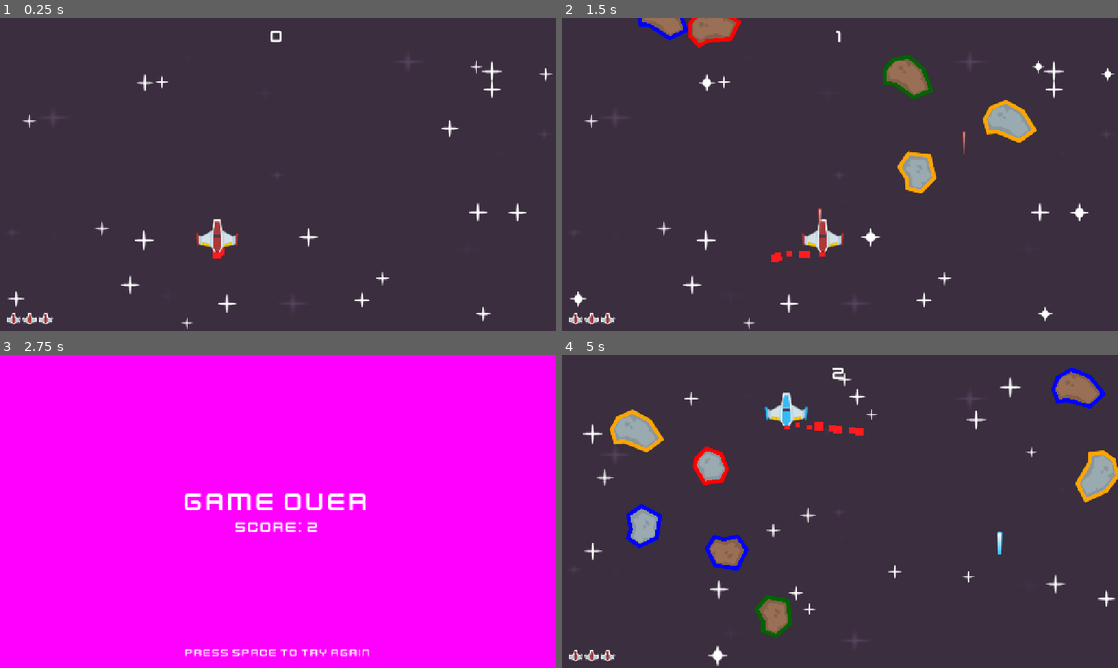
Above: before the commit, frames 1-4 (two rows, left to right).
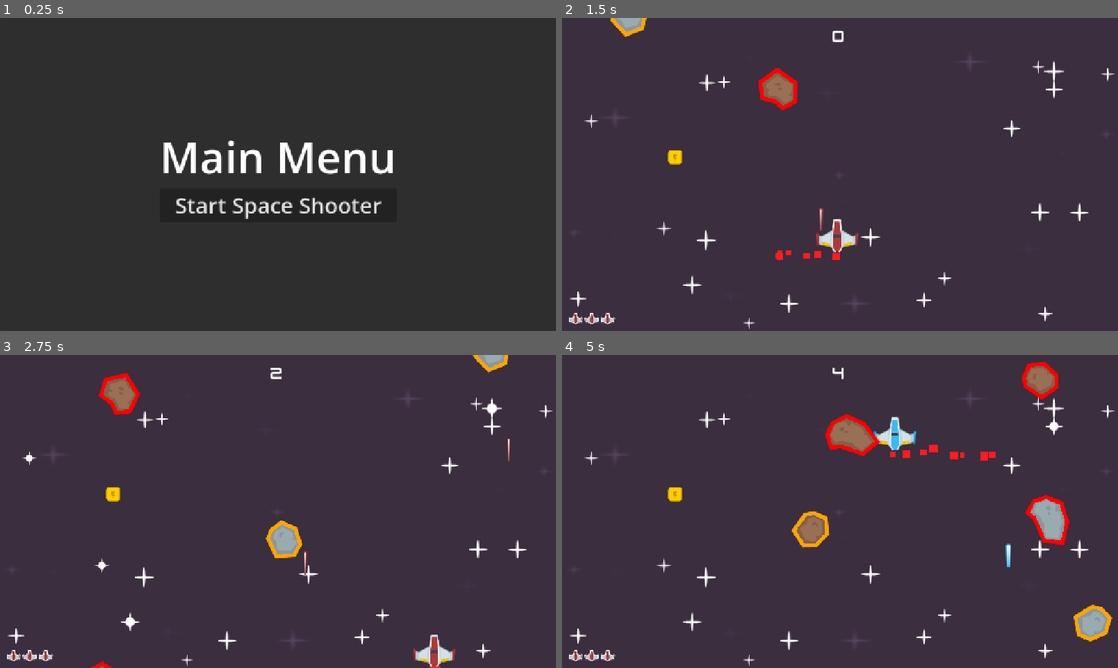
Above: after the commit, the same moments.

Repository: Francium215/Space-Shooter
Game: Godot game, scene res://Scenes/start_screen.tscn
The game is run twice, just before and just after one commit, with the same random seed, the same clock (stepped at 60 frames per second) and the same inputs. Before the commit the project starts from res://Scenes/level.tscn.
Inputs (mouse positions are in pixels of both pictures, inside the frame that each line leads up to):
- Up to frame 1 (0.25 s): no input
- Up to frame 2 (1.5 s): click (840, 205) at 0.5 s, where only the run after the commit has a clickable "Start Space Shooter"; move the mouse to (962, 158) at 1.27 s; press the mouse at (962, 158) at 1.28 s; hold D (right) from 1.28 s (still down); tap Space (powerup) at 1.35 s
- Up to frame 3 (2.75 s): move the mouse to (166, 527) at 2.02 s; release D (right) at 2.03 s; release the mouse at (166, 527) at 2.03 s; hold S (down) from 2.03 s (still down); click (166, 527) at 2.1 s; tap Space (powerup) at 2.3 s
- Up to frame 4 (5 s): tap Space (powerup) at 2.75, 3.6 s; move the mouse to (895, 442) at 2.77 s; release S (down) at 2.78 s; press the mouse at (895, 442) at 2.78 s; hold D (right) 2.78-3.53 s; tap Left (change_color) at 2.85 s; move the mouse to (812, 574) at 3.52 s; release the mouse at (812, 574) at 3.53 s; hold W (up) 3.53-4.28 s; move the mouse to (1006, 558) at 4.27 s; press the mouse at (1006, 558) at 4.28 s; hold A (left) from 4.28 s (still down)

The runs differ from the first frame. In frame 1, 8.0% of the frame differs, in the area x 1-100%, y 4-100%; in frame 2, 5.6%; in frame 3, 100%, in the area x 0-100%, y 0-100%; in frame 4, 12%.

Commit message:
added start menu, cleaned up meteor/timer code, added a spawner for powerups and made them work by picking up.

Diff:
--- a/Scenes/blue_laser.tscn
+++ b/Scenes/blue_laser.tscn
@@ -7,7 +7,7 @@
 radius = 5.0
 height = 58.0
 
-[node name="Blue_Laser" type="Area2D" unique_id=1327214934]
+[node name="Blue_Laser" type="Area2D" unique_id=1327214934 groups=["laser", "lasers"]]
 collision_layer = 8
 collision_mask = 2
 script = ExtResource("1_l1jan")
--- a/Scenes/green_laser.tscn
+++ b/Scenes/green_laser.tscn
@@ -7,7 +7,7 @@
 radius = 5.0
 height = 58.0
 
-[node name="Green_Laser" type="Area2D" unique_id=1327214934]
+[node name="Green_Laser" type="Area2D" unique_id=1327214934 groups=["laser"]]
 collision_layer = 8
 collision_mask = 2
 script = ExtResource("1_tym7s")
--- a/Scenes/level.tscn
+++ b/Scenes/level.tscn
@@ -7,6 +7,7 @@
 [ext_resource type="Texture2D" uid="uid://bn7x2mt5r7r0e" path="res://graphics/star/star2.png" id="4_wqkje"]
 [ext_resource type="PackedScene" uid="uid://bvngq5tlj2l7s" path="res://Scenes/ui.tscn" id="6_0f350"]
 [ext_resource type="AudioStream" uid="uid://dp8jjhoq6gmp0" path="res://audio/Sauropod Spotting - Kevin MacLeod (192k).mp3" id="7_8c0lf"]
+[ext_resource type="Script" uid="uid://c8kfaxvejtbrb" path="res://Scripts/powerup_spawner.gd" id="8_bvt00"]
 
 [sub_resource type="SpriteFrames" id="SpriteFrames_g4v7s"]
 animations = [{
@@ -238,5 +239,11 @@
 volume_db = -11.15
 autoplay = true
 
+[node name="Powerups" type="Node2D" parent="." unique_id=1529759969]
+
+[node name="Marker2D" type="Marker2D" parent="Powerups" unique_id=1383182060]
+position = Vector2(261, 320)
+script = ExtResource("8_bvt00")
+
 [connection signal="laser" from="Player" to="." method="_on_player_laser"]
 [connection signal="timeout" from="MeteorTimer" to="." method="_on_meteor_timer_timeout"]
--- a/Scenes/orange_laser.tscn
+++ b/Scenes/orange_laser.tscn
@@ -7,7 +7,7 @@
 radius = 5.0
 height = 58.0
 
-[node name="Orange_Laser" type="Area2D" unique_id=1327214934]
+[node name="Orange_Laser" type="Area2D" unique_id=1327214934 groups=["laser"]]
 collision_layer = 8
 collision_mask = 2
 script = ExtResource("1_gcyng")
--- a/Scenes/player.tscn
+++ b/Scenes/player.tscn
@@ -42,13 +42,4 @@
 [node name="DamageSound" type="AudioStreamPlayer" parent="." unique_id=1547174131]
 stream = ExtResource("4_vgqql")
 
-[node name="PowerupTimer" type="Timer" parent="." unique_id=1288823170]
-wait_time = 10.0
-autostart = true
-
-[node name="PowerupUptime" type="Timer" parent="." unique_id=81863399]
-wait_time = 5.0
-
 [connection signal="timeout" from="LaserTimer" to="." method="_on_laser_timer_timeout"]
-[connection signal="timeout" from="PowerupTimer" to="." method="_on_powerup_timer_timeout"]
-[connection signal="timeout" from="PowerupUptime" to="." method="_on_powerup_uptime_timeout"]
--- a/Scenes/red_laser.tscn
+++ b/Scenes/red_laser.tscn
@@ -7,7 +7,7 @@
 radius = 5.0
 height = 58.0
 
-[node name="Red_Laser" type="Area2D" unique_id=1327214934]
+[node name="Red_Laser" type="Area2D" unique_id=1327214934 groups=["laser"]]
 collision_layer = 8
 collision_mask = 2
 script = ExtResource("1_mou6w")
--- /dev/null
+++ b/Scenes/shield_powerup.tscn
@@ -0,0 +1,22 @@
+[gd_scene format=3 uid="uid://bpqo2625kgvd6"]
+
+[ext_resource type="Texture2D" uid="uid://b4bs6xd7myi81" path="res://graphics/powerupBlue_shield.png" id="1_14ans"]
+[ext_resource type="Script" uid="uid://c517yica4q4cm" path="res://Scripts/powerups.gd" id="1_lvmm8"]
+
+[sub_resource type="RectangleShape2D" id="RectangleShape2D_g4v7s"]
+size = Vector2(33, 34)
+
+[node name="Shield_Powerup" type="Node2D" unique_id=2068273385]
+script = ExtResource("1_lvmm8")
+
+[node name="ShieldGold" type="Sprite2D" parent="." unique_id=830944442]
+texture_filter = 1
+texture = ExtResource("1_14ans")
+
+[node name="Area2D" type="Area2D" parent="." unique_id=1043650500]
+
+[node name="CollisionShape2D" type="CollisionShape2D" parent="Area2D" unique_id=33490360]
+position = Vector2(-0.5, 0)
+shape = SubResource("RectangleShape2D_g4v7s")
+
+[connection signal="body_entered" from="Area2D" to="." method="_on_area_2d_body_entered"]
--- /dev/null
+++ b/Scenes/shoot_speed_powerup.tscn
@@ -0,0 +1,23 @@
+[gd_scene format=3 uid="uid://d1iv4e8yo76en"]
+
+[ext_resource type="Script" uid="uid://c517yica4q4cm" path="res://Scripts/powerups.gd" id="1_rt6ma"]
+[ext_resource type="Texture2D" uid="uid://c0bdj3higf2yq" path="res://graphics/powerupYellow_bolt.png" id="1_yard0"]
+
+[sub_resource type="RectangleShape2D" id="RectangleShape2D_g4v7s"]
+size = Vector2(33, 33)
+
+[node name="Shoot_Speed_Powerup" type="Node2D" unique_id=1850038068]
+script = ExtResource("1_rt6ma")
+power = 1
+
+[node name="PowerupBlueBolt" type="Sprite2D" parent="." unique_id=1020286156]
+texture_filter = 1
+texture = ExtResource("1_yard0")
+
+[node name="Area2D" type="Area2D" parent="." unique_id=2056877914]
+
+[node name="CollisionShape2D" type="CollisionShape2D" parent="Area2D" unique_id=1367644772]
+position = Vector2(-0.5, -0.5)
+shape = SubResource("RectangleShape2D_g4v7s")
+
+[connection signal="body_entered" from="Area2D" to="." method="_on_area_2d_body_entered"]
--- /dev/null
+++ b/Scenes/start_screen.tscn
@@ -0,0 +1,46 @@
+[gd_scene format=3 uid="uid://vr81d2is4mto"]
+
+[ext_resource type="Script" uid="uid://dgylcmqyjlrqx" path="res://Scripts/start_screen.gd" id="1_i8r30"]
+
+[node name="Start_screen" type="Control" unique_id=232372001]
+layout_mode = 3
+anchors_preset = 15
+anchor_right = 1.0
+anchor_bottom = 1.0
+grow_horizontal = 2
+grow_vertical = 2
+script = ExtResource("1_i8r30")
+
+[node name="Panel" type="Panel" parent="." unique_id=1746567018]
+layout_mode = 0
+offset_right = 1280.0
+offset_bottom = 720.0
+
+[node name="CenterContainer" type="CenterContainer" parent="Panel" unique_id=752183922]
+layout_mode = 1
+anchors_preset = 8
+anchor_left = 0.5
+anchor_top = 0.5
+anchor_right = 0.5
+anchor_bottom = 0.5
+offset_left = -44.0
+offset_top = -20.0
+offset_right = 44.0
+offset_bottom = 20.0
+grow_horizontal = 2
+grow_vertical = 2
+
+[node name="VBoxContainer" type="VBoxContainer" parent="Panel/CenterContainer" unique_id=1328996272]
+layout_mode = 2
+
+[node name="Label" type="Label" parent="Panel/CenterContainer/VBoxContainer" unique_id=1864319490]
+layout_mode = 2
+theme_override_font_sizes/font_size = 100
+text = "Main Menu"
+
+[node name="Button" type="Button" parent="Panel/CenterContainer/VBoxContainer" unique_id=1683567040]
+layout_mode = 2
+theme_override_font_sizes/font_size = 50
+text = "Start Space Shooter"
+
+[connection signal="pressed" from="Panel/CenterContainer/VBoxContainer/Button" to="." method="_on_button_pressed"]
--- a/Scenes/ui.tscn
+++ b/Scenes/ui.tscn
@@ -38,6 +38,19 @@
 [node name="HBoxContainer" type="HBoxContainer" parent="Health Icons" unique_id=152319007]
 layout_mode = 2
 
+[node name="Powerup" type="MarginContainer" parent="." unique_id=1831054402]
+anchors_preset = 1
+anchor_left = 1.0
+anchor_right = 1.0
+offset_left = -40.0
+offset_bottom = 40.0
+grow_horizontal = 0
+theme_override_constants/margin_top = 15
+theme_override_constants/margin_right = 15
+
+[node name="HBoxContainer" type="HBoxContainer" parent="Powerup" unique_id=1402056810]
+layout_mode = 2
+
 [node name="ScoreTimer" type="Timer" parent="." unique_id=1745584811]
 autostart = true
 
--- a/Scripts/level.gd
+++ b/Scripts/level.gd
@@ -5,6 +5,8 @@
 var blue_laser: PackedScene = load("res://Scenes/blue_laser.tscn")
 var green_laser: PackedScene = load("res://Scenes/green_laser.tscn")
 var orange_laser: PackedScene = load("res://Scenes/orange_laser.tscn")
+
+
 
 var health: int = 3
 
--- a/Scripts/meteor.gd
+++ b/Scripts/meteor.gd
@@ -1,5 +1,4 @@
 extends Area2D
-class_name meteor
 
 var speed: int
 var rotation_speed: int
@@ -10,24 +9,23 @@
 var colors : Array[Color] = [Color.RED, Color.BLUE, Color.DARK_GREEN, Color.ORANGE]
 
 func _ready():
-	var rng := RandomNumberGenerator.new()
-	var meteor_color = rng.randi_range(0,3)
+	var meteor_color = randi_range(0,3)
 	$Sprite2D.material.set_shader_parameter('outline_color', colors[meteor_color])
 
 	# randomizing the texture
-	var path: String = "res://graphics/meteors/Meteor" + str(rng.randi_range(1,6)) + ".png"
+	var path: String = "res://graphics/meteors/Meteor" + str(randi_range(1,6)) + ".png"
 	$Sprite2D.texture = load(path)
 
 	# gets width of screen, then uses a random number generator to make a random location
 	var width = get_viewport().get_visible_rect().size[0]
-	var random_x = rng.randi_range(0,width)
-	var random_y = rng.randi_range(-150,-50)
+	var random_x = randi_range(0,width)
+	var random_y = randi_range(-150,-50)
 	position = Vector2(random_x, random_y)
 
 	# speed, rotation, and direction
-	speed = rng.randi_range(200, 500)
-	direction_x = rng.randf_range(-1, 1)
-	rotation_speed = rng.randi_range(40, 100)
+	speed = randi_range(200, 500)
+	direction_x = randf_range(-1, 1)
+	rotation_speed = randi_range(40, 100)
 
 func _process(delta):
 	position += Vector2(direction_x, 1.0) * speed * delta
@@ -37,9 +35,12 @@
 func _on_body_entered(_body) -> void:
 	if Global.can_collide:
 		collision.emit()
+	queue_free()
 
 
 func _on_area_entered(area: Area2D) -> void:
+	if !area.is_in_group("laser"):
+		return
 
 	if area.color == Laser.Colors.Red and $Sprite2D.material.get_shader_parameter("outline_color") == Color.RED:
 		_kill(area)
--- a/Scripts/player.gd
+++ b/Scripts/player.gd
@@ -1,6 +1,6 @@
 extends CharacterBody2D
 
-@export var speed := 500
+@export var speed := 40000
 var can_shoot: bool = true
 var blue: String = "res://graphics/ship/playerShip1_blue.png"
 var red: String = "res://graphics/ship/playerShip1_red.png"
@@ -9,8 +9,8 @@
 
 var color: String = "red"
 signal laser(pos, color)
-var can_powerup: bool = false
-
+#how long powerups stay up
+var powerup_time: int = 5
 
 # Called when the node enters the scene tree for the first time.
 func _ready() -> void:
@@ -19,7 +19,7 @@
 # Called every frame. 'delta' is the elapsed time since the previous frame.
 func _process(_delta: float) -> void:
 	var direction = Input.get_vector("left", "right", "up", "down")
-	velocity = direction * speed
+	velocity = direction * speed * _delta
 	move_and_slide()
 
 	if Input.is_action_just_pressed("change_color"):
@@ -42,10 +42,10 @@
 		$LaserTimer.start()
 		$LaserSound.play()
 
-	if Input.is_action_just_pressed("powerup") and can_powerup == true:
-		print("powerup")
-		powerup("invincibility")
-		can_powerup = false
+	if Input.is_action_just_pressed("powerup") and Global.can_powerup == true:
+		powerup(Global.what_powerup)
+		Global.can_powerup = false
+		get_tree().call_group('ui', 'set_powerup', "null")
 
 func play_collision_sound():
 	$DamageSound.play()
@@ -53,18 +53,12 @@
 func _on_laser_timer_timeout() -> void:
 	can_shoot = true
 
-func _on_powerup_timer_timeout() -> void:
-	can_powerup = true
-
 func powerup(type):
 	if type == "shoot_speed":
 		$LaserTimer.wait_time = .25
-		$PowerupUptime.start()
-	if type == "invincibility":
+		await get_tree().create_timer(powerup_time).timeout
+		$LaserTimer.wait_time = .5
+	if type == "shield":
 		Global.can_collide = false
-		$PowerupUptime.start()
-		pass
-
-func _on_powerup_uptime_timeout() -> void:
-	$LaserTimer.wait_time = .5
-	Global.can_collide = true
+		await get_tree().create_timer(powerup_time).timeout
+		Global.can_collide = true
--- /dev/null
+++ b/Scripts/powerup_spawner.gd
@@ -0,0 +1,43 @@
+class_name ObjectSpawner
+extends Marker2D
+
+@export var object_to_spawn: PackedScene
+@export var spawn_time: float = 1.14
+
+var shield_powerup: PackedScene = load("res://Scenes/shield_powerup.tscn")
+var shoot_speed_powerup: PackedScene = load("res://Scenes/shoot_speed_powerup.tscn")
+
+var spawned_object: Node2D = null
+var current_time: float = 0
+
+var amount_of_powerups = 2
+
+func _ready() -> void:
+
+	_spawn_object()
+
+func _process(delta: float) -> void:
+	if spawned_object != null:
+		return
+	current_time += delta
+	if current_time >= spawn_time:
+		_spawn_object()
+		current_time = 0
+
+
+func _spawn_object():
+
+	var wanted_powerup = randi_range(1,amount_of_powerups)
+	if wanted_powerup == 1:
+		object_to_spawn = shield_powerup
+	if wanted_powerup == 2:
+		object_to_spawn = shoot_speed_powerup
+
+	# if there is no scene assigned yet
+	if object_to_spawn == null:
+		return
+	# if you already spawned one, dont do two
+	if spawned_object != null:
+		return
+	spawned_object = object_to_spawn.instantiate()
+	add_child(spawned_object)
--- /dev/null
+++ b/Scripts/powerups.gd
@@ -0,0 +1,16 @@
+extends Node2D
+enum Power_Type{
+	Shield = 0,
+	Shoot_Speed = 1
+}
+@export var power: Power_Type
+
+
+func _on_area_2d_body_entered(_body: Node2D) -> void:
+	Global.can_powerup = true
+	if power == Power_Type.Shield:
+		Global.what_powerup = "shield"
+	if power == Power_Type.Shoot_Speed:
+		Global.what_powerup = "shoot_speed"
+	get_tree().call_group('ui', 'set_powerup', Global.what_powerup)
+	queue_free()
--- /dev/null
+++ b/Scripts/start_screen.gd
@@ -0,0 +1,6 @@
+extends Control
+
+
+
+func _on_button_pressed() -> void:
+	get_tree().change_scene_to_file("res://Scenes/level.tscn")
--- a/Scripts/ui.gd
+++ b/Scripts/ui.gd
@@ -1,6 +1,10 @@
 extends CanvasLayer
 
-static var image = load('res://graphics/lives/playerLife1_red.png')
+static var health_image = load('res://graphics/lives/playerLife1_red.png')
+static var shield_image = load("res://graphics/powerupBlue_shield.png")
+static var shoot_speed_image = load("res://graphics/powerupYellow_bolt.png")
+
+
 var time_elapsed := 0
 
 func set_health(health):
@@ -10,11 +14,23 @@
 
 	# create new children set by health
 	for i in health:
-		var text_rect = TextureRect.new()
-		text_rect.texture = image
-		$"Health Icons/HBoxContainer".add_child(text_rect)
-		text_rect.stretch_mode = TextureRect.STRETCH_KEEP
+		create_ui_elements(health_image, $"Health Icons/HBoxContainer")
 
+func set_powerup(type):
+	for child in $Powerup/HBoxContainer.get_children():
+		child.queue_free()
+	if type == "shield":
+		create_ui_elements(shield_image, $Powerup/HBoxContainer)
+	if type == "shoot_speed":
+		create_ui_elements(shoot_speed_image, $Powerup/HBoxContainer)
+	if type == "null":
+		return
+
+func create_ui_elements(type, parent):
+	var text_rect = TextureRect.new()
+	text_rect.texture = type
+	parent.add_child(text_rect)
+	text_rect.stretch_mode = TextureRect.STRETCH_KEEP
 
 func _on_score_timer_timeout() -> void:
 	time_elapsed += 1
--- a/global/global.gd
+++ b/global/global.gd
@@ -2,3 +2,7 @@
 
 var score := 0
 var can_collide := true
+var can_powerup: bool = false
+
+#can be shield or shoot_speed
+var what_powerup:String
--- a/project.godot
+++ b/project.godot
@@ -11,7 +11,7 @@
 [application]
 
 config/name="Space Shooter Tutorial"
-run/main_scene="uid://cxu4y5qklem0k"
+run/main_scene="uid://vr81d2is4mto"
 config/features=PackedStringArray("4.7", "Forward Plus")
 config/icon="res://icon.svg"
 
@@ -25,6 +25,10 @@
 window/size/viewport_height=720
 window/stretch/mode="canvas_items"
 window/stretch/aspect="expand"
+
+[global_group]
+
+laser=""
 
 [input]
 
Not shown, added: Scripts/powerup_spawner.gd.uid
Not shown, added: Scripts/powerups.gd.uid
Not shown, added: Scripts/start_screen.gd.uid
